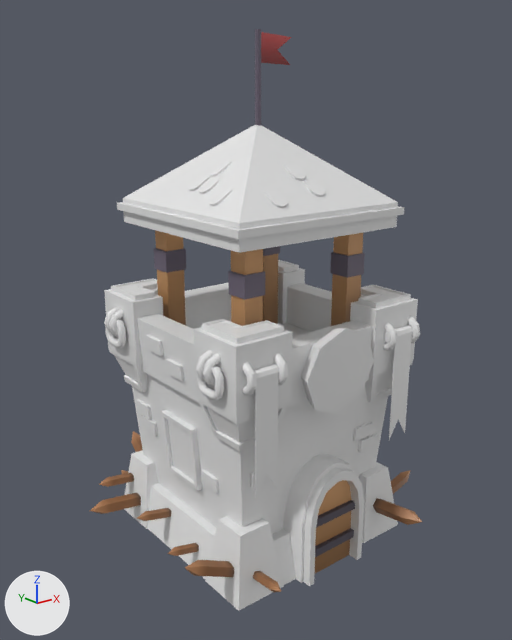
The FBX model Assets/_Game/FBX/Archer Tower lv2.fbx: old version first, new version second.
The view is the same before and after, from a camera (50 mm lens) standing at (-16.1, -20.0, 16.5) and looking at (-0.2, -0.2, 8.6). Lighting does not change. The marker at lower left points along +X, +Y and +Z. Where no turn or scale is listed for an object, it has been applied to the vertices.
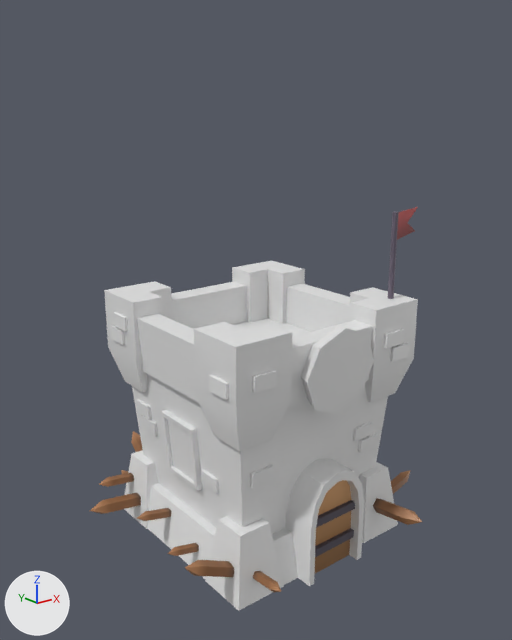
Pixel boxes [x1, y1, x2, y2] of what changed, in the pictures (512 x 640 px; the box of a moved part takes in the faces that stretch with it):
'Plane.032', reshaped (31% shorter)
    before: [90, 29, 422, 611]
    after: [90, 207, 422, 611]
part 1 of me_plane_010, added
    after: [390, 342, 410, 362]
part 2 of me_plane_010, added
    after: [252, 370, 277, 393]
part 3 of me_plane_010, moved or reshaped
    before: [146, 335, 164, 356]
    after: [113, 312, 128, 332]
part 4 of me_plane_010, moved or reshaped
    before: [261, 32, 292, 65]
    after: [397, 207, 418, 240]
part 5 of me_plane_010, moved or reshaped (not visible afterwards)
    before: [166, 359, 185, 381]
part 6 of me_plane_010, deleted
    before: [104, 29, 420, 498]
part 7 of me_plane_010, cut back
    before: [105, 125, 418, 586]
    after: [110, 212, 404, 400]

The edits, one by one:
me_plane_010 is used by ob_plane_032; location (0.0, 0.0, 0.0).
me_plane_010 had 5158 vertices, 4826 faces and spanned x -6.0..5.7, y -6.0..6.1, z 0.0..18.7.
me_plane_010 now has 1376 vertices, 1218 faces and spans x -6.0..5.8, y -6.0..6.1, z 0.0..12.6.
me_plane_010 part 1: a new loose piece, a box spanning x 2.83..3.71, y -4.28..-4.16, z 7.39..7.91, in mat_atari (its picture is missing).
me_plane_010 part 2: a new loose piece, a box spanning x -3.54..-2.66, y -4.28..-4.16, z 7.87..8.39, in mat_atari (its picture is missing).
me_plane_010 part 3: the loose piece of 8 vertices spanning x -4.1..-4.0, y 0.3..1.2, z 7.9..8.4 is moved by (-0.2, 2.1, 0.4).
me_plane_010 part 4: the loose piece of 10 vertices spanning x 0.2..2.3, y 0.0..0.9, z 17.6..18.6 is moved by (3.5, -3.4, -6.0).
me_plane_010 part 5: the loose piece of 8 vertices spanning x -4.1..-3.9, y -0.9..-0.1, z 7.3..7.9 is moved by (-0.2, -2.9, 0.3).
me_plane_010 part 6: 58 loose pieces with 2680 vertices, spanning x -4.7..4.7, y -4.6..3.7, z 4.3..18.7, are deleted.
me_plane_010 part 7: 32 vertices moved within x -4.2..4.0, y -4.3..3.5, z 0.0..12.6; 1228 vertices removed from x -4.5..4.1, y -4.6..4.1, z 0.0..15.6; 78 vertices added at x -4.3..4.0, y -4.3..3.6, z 2.3..12.6.
